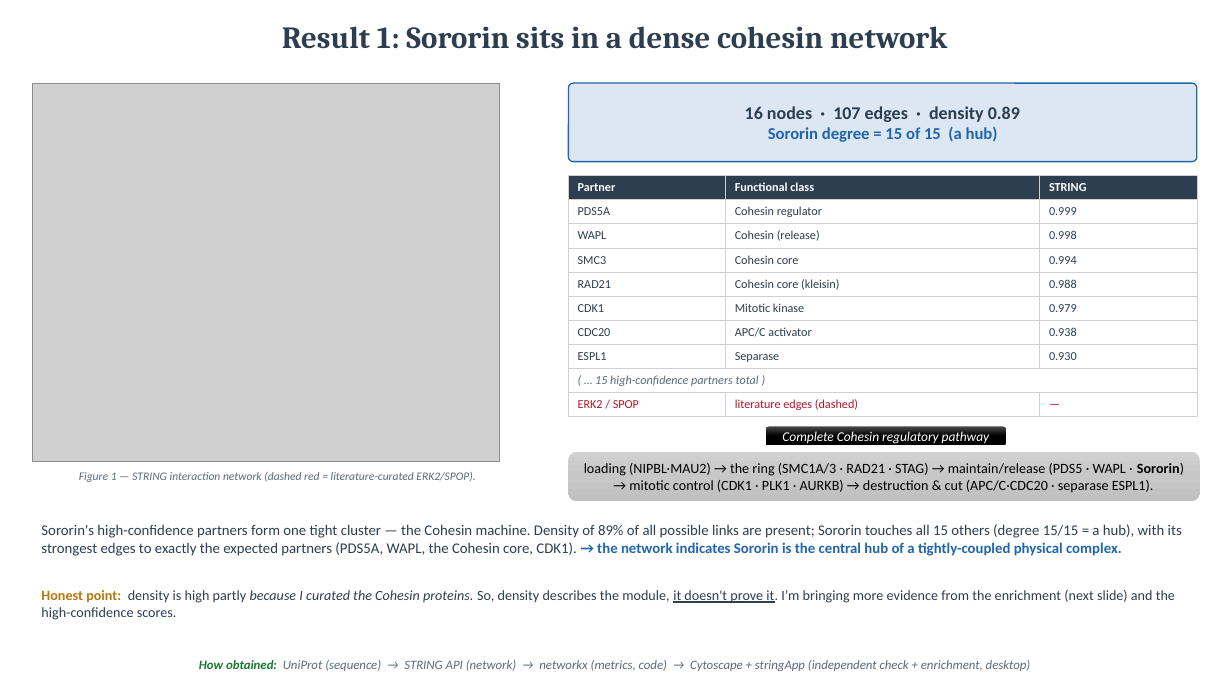
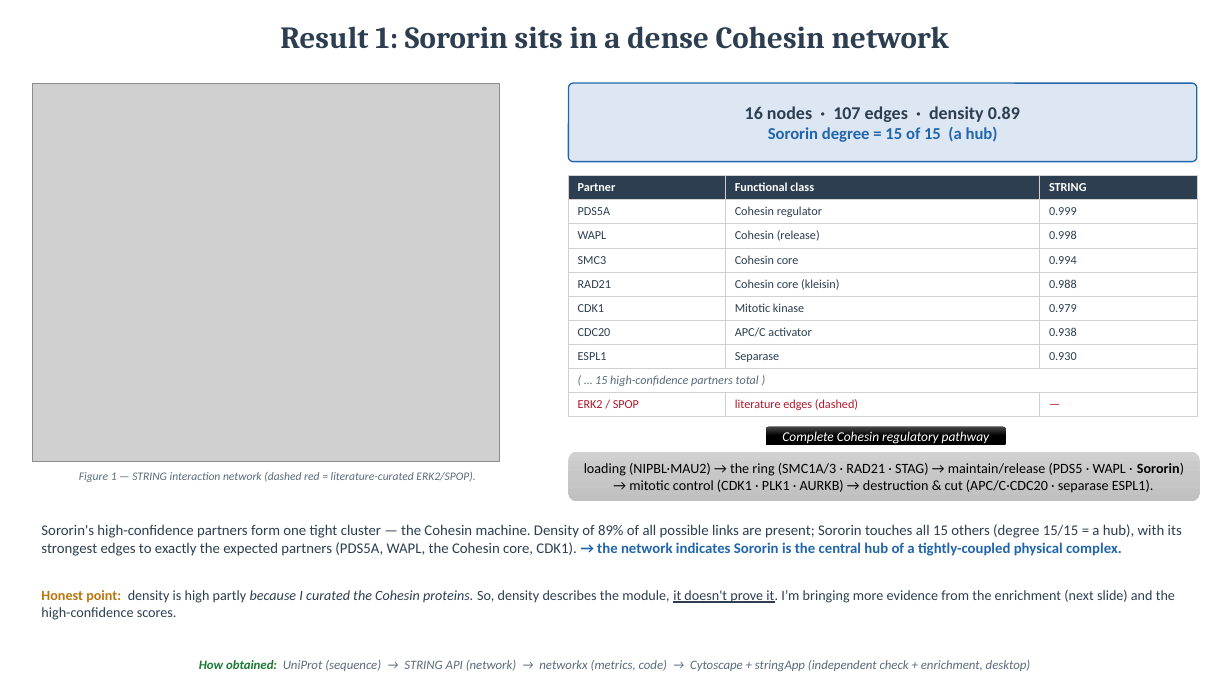
Before and after one commit to amirh0ss3in/Sororin_project, a slide deck: slide 5 of Sororin_mechanism_flowchart.pptx. Drawn at 1232x693 pixels with LibreOffice and Linux fonts; fonts in the diff are those of the drawing; grey boxes stand for pictures. Boxes give left, top, right and bottom in pixels: in the first picture for what was removed or moved away, otherwise in the second. Text is boxed around its words. In the diff, an @@ line names an element or a change of style, - is before the commit and + after.

```diff
--- a/Sororin_mechanism_flowchart.pptx
+++ b/Sororin_mechanism_flowchart.pptx
@@ text at (280,26,949,49): text changed @@
-Result 1: Sororin sits in a dense cohesin network
+Result 1: Sororin sits in a dense Cohesin network
```
